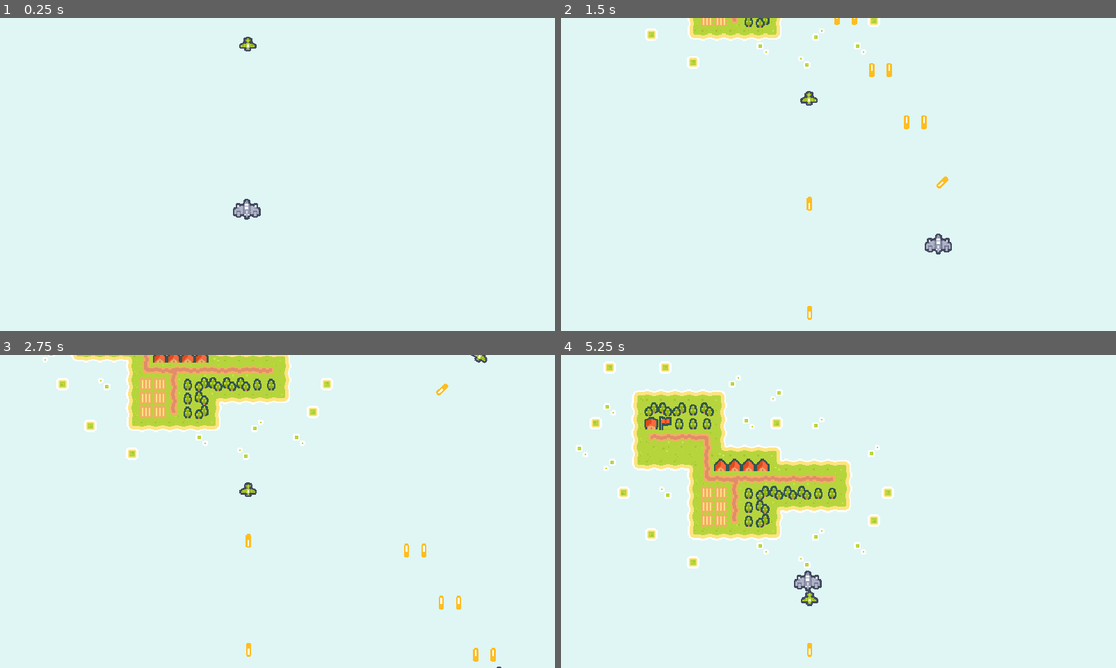
Above: before the commit, frames 1-4 (two rows, left to right).
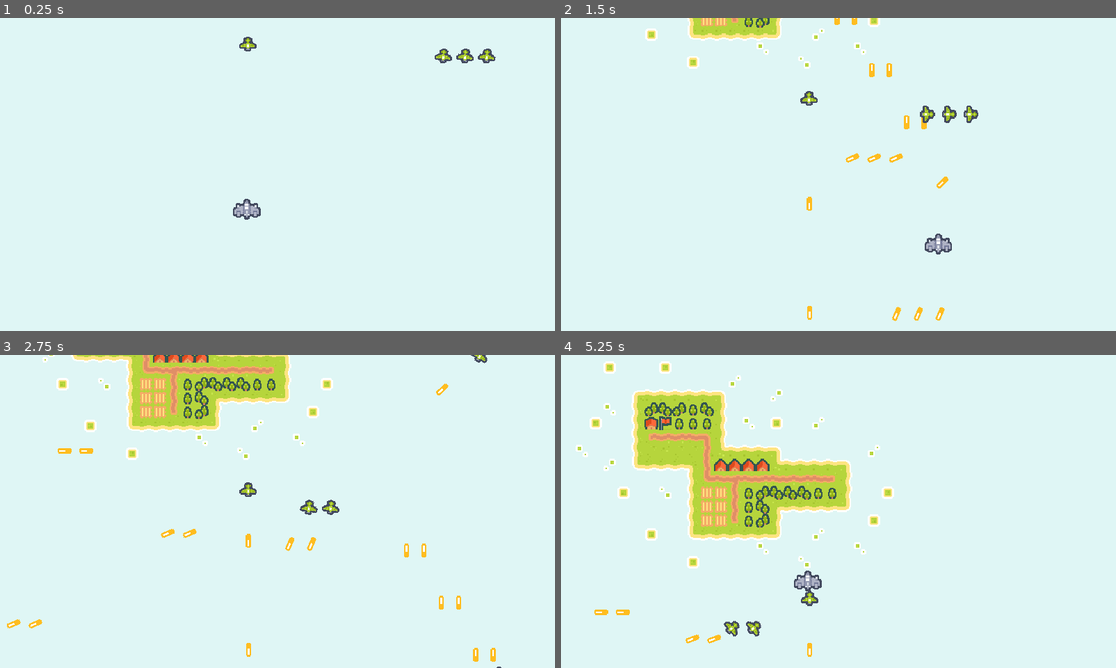
Above: after the commit, the same moments.

Repository: Trouperton/PIXELWINGS
Game: Godot game, scene res://Scenes/Test Scene.tscn
Two runs of this game, one before a commit and one after it. Both use one fixed random seed, a clock stepped at 60 frames per second and the inputs below. Sound files missing from this copy of the repository are replaced by a short silence.
Inputs:
- Up to frame 1 (0.25 s): no input
- Up to frame 2 (1.5 s): tap Enter at 0.5 s; hold D (move_right) 0.53-1.28 s; hold Space (primary_fire) 0.53-1.28 s; hold S (move_down) from 1.28 s (still down); tap Space (primary_fire) at 1.35 s
- Up to frame 3 (2.75 s): release S (move_down) at 2.03 s; hold D (move_right) from 2.03 s (still down); hold Space (primary_fire) from 2.03 s (still down)
- Up to frame 4 (5.25 s): release D (move_right) at 2.78 s; release Space (primary_fire) at 2.78 s; hold W (move_up) 2.78-3.53 s; tap Space (primary_fire) at 2.85, 4.35 s; hold Space (primary_fire) 3.53-4.28 s; hold A (move_left) 3.53-5.03 s; hold S (move_down) from 5.03 s (still down); hold Space (primary_fire) from 5.03 s (still down)

The runs differ from the first frame. In frame 1, 0.3% of the frame differs, in the area x 78-90%, y 9-15%; in frame 2, 0.5%, in the area x 51-76%, y 28-97%; in frame 3, 0.5%; in frame 4, 0.4%.

Commit message:
Added formations and now working on sounds

Diff:
--- a/Scenes/Prefabs/Ships/Enemy.tscn
+++ b/Scenes/Prefabs/Ships/Enemy.tscn
@@ -1,8 +1,9 @@
-[gd_scene load_steps=6 format=3 uid="uid://duuotivaehrtv"]
+[gd_scene load_steps=7 format=3 uid="uid://duuotivaehrtv"]
 
 [ext_resource type="Script" path="res://Scripts/base_enemy.gd" id="1_b14oe"]
 [ext_resource type="Texture2D" uid="uid://d06rpi4mc8wsi" path="res://Assets/Sprites/Ships/Green/Ship_Green_3.tres" id="2_h4ve8"]
 [ext_resource type="PackedScene" uid="uid://r6wjdi3pxouw" path="res://Scenes/Prefabs/Projectiles/Bullet.tscn" id="2_wh8ol"]
+[ext_resource type="AudioStream" uid="uid://cd6wie04v07gs" path="res://Assets/Sound/Retro Explosion Short 01.wav" id="4_kqaou"]
 
 [sub_resource type="Curve" id="Curve_skrrd"]
 min_value = -90.0
@@ -31,9 +32,14 @@
 rotation = 1.5708
 shape = SubResource("CapsuleShape2D_yyeu4")
 
+[node name="DeathAudioStreamPlayer2D" type="AudioStreamPlayer2D" parent="."]
+stream = ExtResource("4_kqaou")
+volume_db = 2.0
+
 [node name="PrimaryFireCooldownTimer" type="Timer" parent="."]
 wait_time = 0.5
 autostart = true
 
 [connection signal="area_entered" from="." to="." method="_on_area_entered"]
+[connection signal="finished" from="DeathAudioStreamPlayer2D" to="." method="_on_death_audio_stream_player_2d_finished"]
 [connection signal="timeout" from="PrimaryFireCooldownTimer" to="." method="_on_primary_fire_cooldown_timer_timeout"]
--- a/Scenes/Prefabs/Ships/Player.tscn
+++ b/Scenes/Prefabs/Ships/Player.tscn
@@ -1,8 +1,9 @@
-[gd_scene load_steps=5 format=3 uid="uid://b1x50rpfnfopc"]
+[gd_scene load_steps=6 format=3 uid="uid://b1x50rpfnfopc"]
 
 [ext_resource type="Script" path="res://Scripts/player_ship.gd" id="1_oevpn"]
 [ext_resource type="PackedScene" uid="uid://r6wjdi3pxouw" path="res://Scenes/Prefabs/Projectiles/Bullet.tscn" id="2_188fx"]
 [ext_resource type="Texture2D" uid="uid://b2m15a3h3y8ac" path="res://Assets/Sprites/Ships/Green/Ship_Green_G1.tres" id="3_rflij"]
+[ext_resource type="AudioStream" uid="uid://cd6wie04v07gs" path="res://Assets/Sound/Retro Explosion Short 01.wav" id="4_lstvy"]
 
 [sub_resource type="CapsuleShape2D" id="CapsuleShape2D_yyeu4"]
 radius = 9.0
@@ -26,8 +27,14 @@
 rotation = 1.5708
 shape = SubResource("CapsuleShape2D_yyeu4")
 
+[node name="DeathAudioStreamPlayer2D" type="AudioStreamPlayer2D" parent="."]
+rotation = 1.5708
+stream = ExtResource("4_lstvy")
+volume_db = 2.0
+
 [node name="PrimaryFireCooldownTimer" type="Timer" parent="."]
 wait_time = 0.2
 
 [connection signal="area_entered" from="." to="." method="_on_area_entered"]
+[connection signal="finished" from="DeathAudioStreamPlayer2D" to="." method="_on_death_audio_stream_player_2d_finished"]
 [connection signal="timeout" from="PrimaryFireCooldownTimer" to="." method="_on_primary_fire_cooldown_timer_timeout"]
--- /dev/null
+++ b/Scenes/Prefabs/formation_template.tscn
@@ -0,0 +1,6 @@
+[gd_scene load_steps=2 format=3 uid="uid://bvwcr4hf5luic"]
+
+[ext_resource type="Script" path="res://Scripts/formation_spawner.gd" id="1_4uepw"]
+
+[node name="Formation" type="Node2D"]
+script = ExtResource("1_4uepw")
--- /dev/null
+++ b/Scenes/Prefabs/formation_test.tscn
@@ -0,0 +1,22 @@
+[gd_scene load_steps=4 format=3 uid="uid://dlj2mf8v7y24b"]
+
+[ext_resource type="PackedScene" uid="uid://bvwcr4hf5luic" path="res://Scenes/Prefabs/formation_template.tscn" id="1_3nnp8"]
+[ext_resource type="PackedScene" uid="uid://duuotivaehrtv" path="res://Scenes/Prefabs/Ships/Enemy.tscn" id="2_bqm68"]
+
+[sub_resource type="Curve" id="Curve_oridx"]
+min_value = -90.0
+max_value = 90.0
+_data = [Vector2(0, 0), 0.0, 0.0, 0, 0, Vector2(0.5, 90), 0.0, 0.0, 0, 0, Vector2(1, 0), 0.0, 0.0, 0, 0]
+point_count = 3
+
+[node name="Formation" instance=ExtResource("1_3nnp8")]
+seconds_to_finish_curve = 3.0
+path_curve = SubResource("Curve_oridx")
+
+[node name="Enemy" parent="." index="0" instance=ExtResource("2_bqm68")]
+
+[node name="Enemy2" parent="." index="1" instance=ExtResource("2_bqm68")]
+position = Vector2(-25, 0)
+
+[node name="Enemy3" parent="." index="2" instance=ExtResource("2_bqm68")]
+position = Vector2(25, 0)
--- a/Scenes/Test Scene.tscn
+++ b/Scenes/Test Scene.tscn
@@ -1,9 +1,10 @@
-[gd_scene load_steps=6 format=4 uid="uid://duayu5ksdqvt6"]
+[gd_scene load_steps=7 format=4 uid="uid://duayu5ksdqvt6"]
 
 [ext_resource type="PackedScene" uid="uid://b1x50rpfnfopc" path="res://Scenes/Prefabs/Ships/Player.tscn" id="1_njrs5"]
 [ext_resource type="TileSet" uid="uid://b04hr28t258rx" path="res://Assets/Terrain Tile Set.tres" id="1_xd7t4"]
 [ext_resource type="Script" path="res://Scripts/Island_Movement.gd" id="2_5cmm2"]
 [ext_resource type="PackedScene" uid="uid://duuotivaehrtv" path="res://Scenes/Prefabs/Ships/Enemy.tscn" id="4_j5xx6"]
+[ext_resource type="PackedScene" uid="uid://dlj2mf8v7y24b" path="res://Scenes/Prefabs/formation_test.tscn" id="5_2csu3"]
 
 [sub_resource type="Curve" id="Curve_uyutq"]
 min_value = -90.0
@@ -38,3 +39,7 @@
 rotation = 3.13916
 loop_curve = false
 move_speed = 50.0
+
+[node name="Formation" parent="." instance=ExtResource("5_2csu3")]
+position = Vector2(536, 19)
+rotation = 3.14159
--- a/Scripts/base_damageable_object.gd
+++ b/Scripts/base_damageable_object.gd
@@ -31,13 +31,15 @@
 	health -= damage_dealt
 	if health < 1:
 		set_deferred("monitoring", false)
+		$DeathAudioStreamPlayer2D.play()
 		despawn()
 
 func despawn():
 	# Local Variables
 
 	# Main despawn()
-	queue_free()
+	visible = false
+	$PrimaryFireCooldownTimer.stop()
 
 func _on_area_entered(area: Area2D) -> void:
 	# Local Variables
@@ -46,3 +48,6 @@
 	if area.is_in_group("Projectile") and not area.is_in_group(get_groups()[0]):
 		damage(area.damage)
 		area.despawn()
+
+func _on_death_audio_stream_player_2d_finished() -> void:
+	queue_free()
--- /dev/null
+++ b/Scripts/formation_spawner.gd
@@ -0,0 +1,20 @@
+extends Node2D
+
+@export var seconds_to_finish_curve: float = 1
+@export var loop_curve: bool = true
+@export var path_curve: Curve
+
+var ships: Array[Node]
+var formation_reparent_node: Node
+
+func _ready() -> void:
+	print(ships)
+	ships = get_children()
+	ships.erase($"Despawn Timer")
+	formation_reparent_node = get_parent()
+	print(formation_reparent_node)
+	print(ships)
+	for instance in ships:
+		instance.seconds_to_finish_curve = seconds_to_finish_curve
+		instance.loop_curve = loop_curve
+		instance.path_curve = path_curve
Not shown, added: Assets/Sound/Retro Explosion Short 01.wav.import
Not shown, added: Assets/Sound/Retro Explosion Short 01.wav
